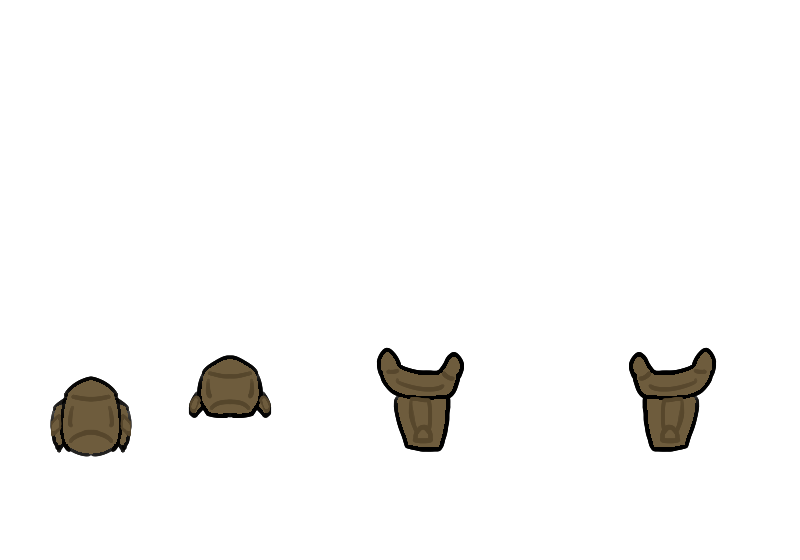
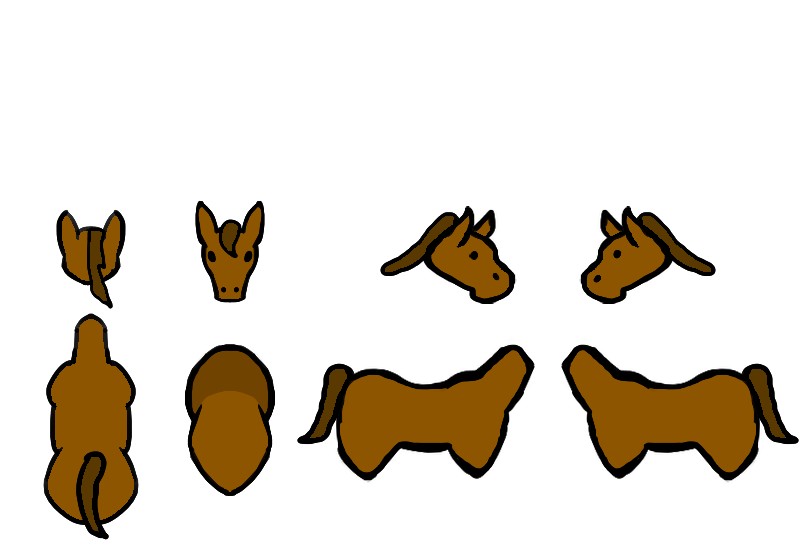
Layers edited between the first and the second (800, 560) image:
hid group "horse saddle" (1 layers) over (x1=43, y1=256, x2=799, y2=540)
painted on "main" over (x1=43, y1=256, x2=799, y2=540)
showed group "horse" (7 layers) over (x1=43, y1=200, x2=799, y2=540)
painted on "hair" over (x1=43, y1=200, x2=799, y2=512)
painted on "face" over (x1=192, y1=200, x2=640, y2=384)
painted on "head" (2nd of 2, in "horse" › "head") over (x1=46, y1=200, x2=799, y2=448)
painted on "tail" over (x1=43, y1=256, x2=799, y2=540)
painted on "body" (2nd of 2, in "horse" › "body") over (x1=43, y1=200, x2=799, y2=540)
